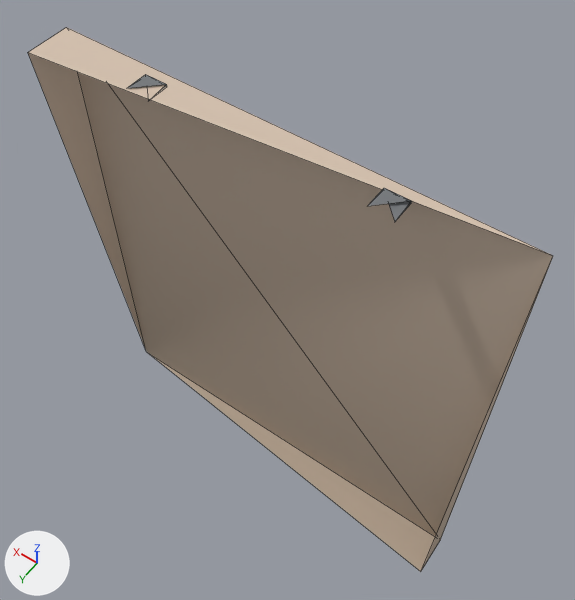
An edit to the glTF model models/kit/wall_regocrete.glb, drawn before and after from the same camera.
One viewpoint serves both versions: a 50 mm lens placed at (-1.26, 1.61, 3.97), pointed at (0.0, -0.15, 1.2). The axes (+X, +Y, +Z) are drawn at lower left. The lights are the same throughout. The first picture is the older version. Mesh edges are drawn as thin lines. Vertices at exactly the same position are counted once.

Script lines for the objects in view, before the commit:
```python
me_base = bpy.data.meshes.new('base')
me_base.from_pydata(...)  # 18 vertices, 18 faces; spans x -1.0..1.0, y -0.1..0.1, z 0.0..2.21
# faces by material slot: [6, 12]
me_base.materials.append(mat_concrete)
me_base.materials.append(mat_steel)
ob_wall_regocrete = bpy.data.objects.new('wall_regocrete', me_base)
ob_wall_regocrete.location = (0.0, 0.0, 0.0)
```
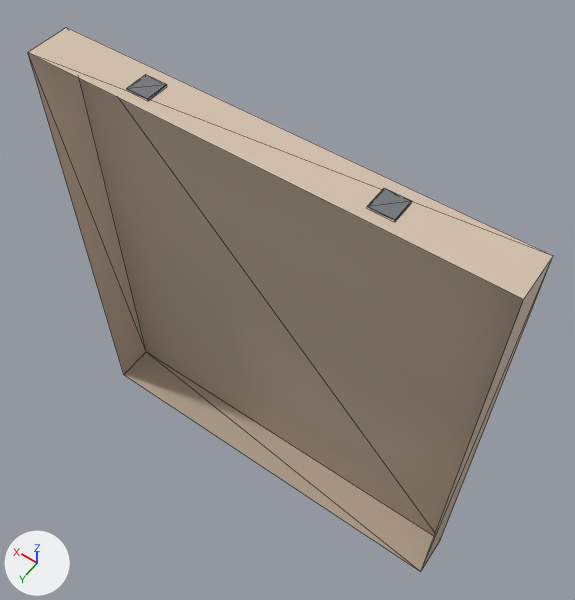
Boxes [x1, y1, x2, y2] around the edits, measured in the pictures (575 x 600 px):
part 1 of me_base, added
    after: [29, 54, 553, 570]

Patch to the scene script:
```diff
--- a/models/kit/wall_regocrete.glb.py
+++ b/models/kit/wall_regocrete.glb.py
@@ me_base @@
 # used by ob_wall_regocrete; location = (0.0, 0.0, 0.0)
-me_base.from_pydata(...)  # 18 vertices, 18 faces; spans x -1.0..1.0, y -0.1..0.1, z 0.0..2.21
+me_base.from_pydata(...)  # 24 vertices, 34 faces; spans x -1.0..1.0, y -0.1..0.1, z 0.0..2.21
+# me_base part 1
+# 6 vertices are added at (-0.45, 0.05, 2.2), (-0.55, 0.05, 2.21), (0.55, 0.05, 2.2), (0.45, 0.05, 2.21), (1.0, 0.1, 0.0), (-1.0, 0.1, 2.2)
+# 4 new faces join them, mat_concrete
+# 12 new faces join them, mat_steel
 me_base.materials.append(mat_concrete)
```
